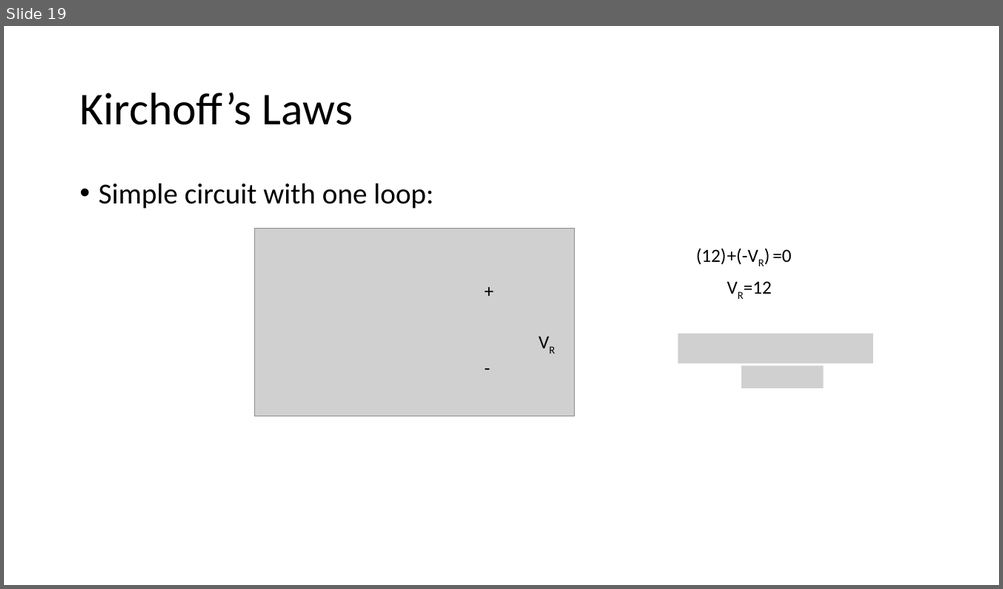
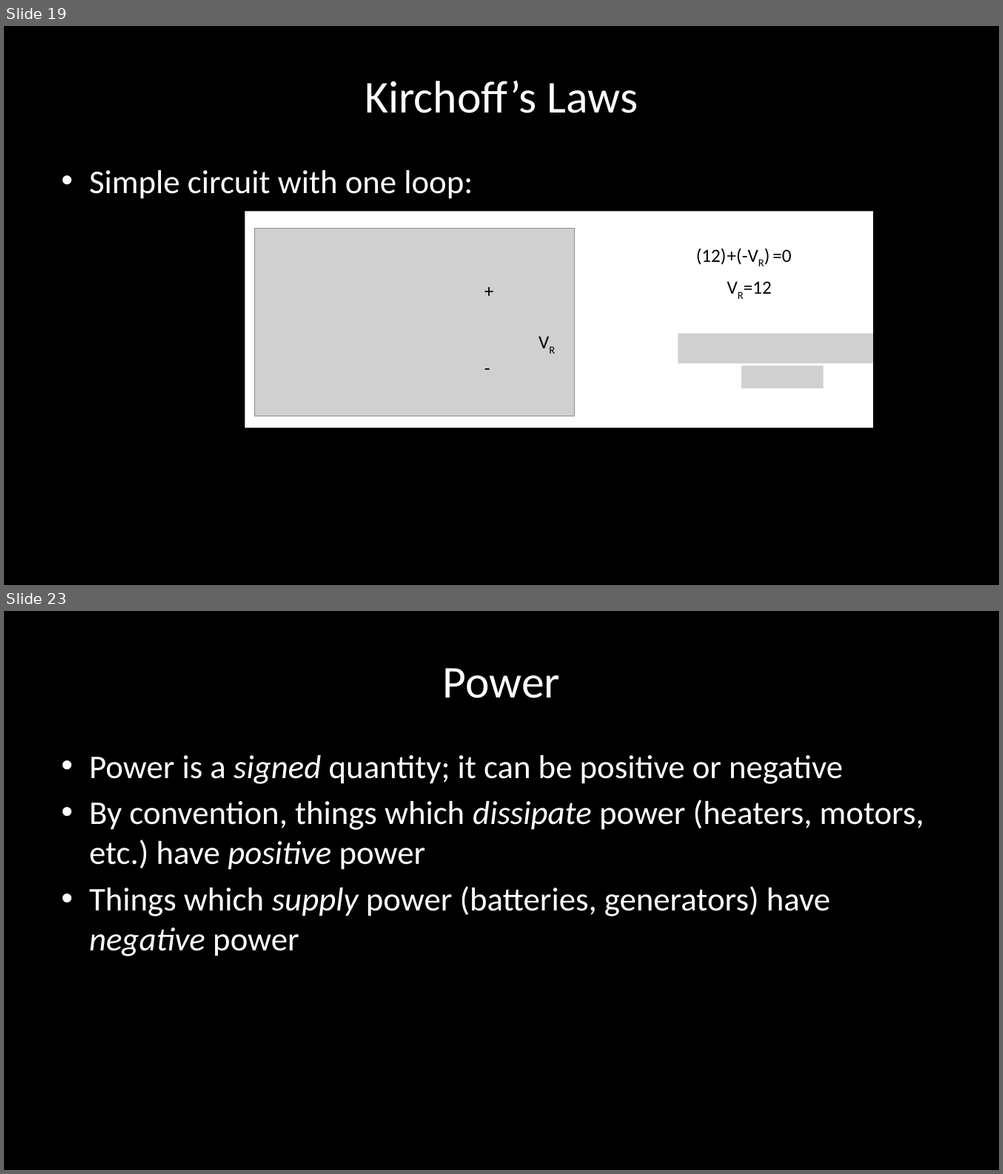
Before and after one commit to carlosgj/FRC-Training, a slide deck: Electronics 101.pptx. Shown one above the other, each under a label of ours: slide 19 before the commit, slides 19 and 23 after it; the slides between them are not shown. The pictures are 1003x589 and 1003x1174 pixels, drawn with LibreOffice and Linux fonts; fonts in the diff are those of the drawing; grey boxes stand for pictures; background and template pictures are left out. Boxes give left, top, right and bottom in pixels: in the first picture for what was removed or moved away, otherwise in the second. Text is boxed around its words. In the diff, an @@ line names an element or a change of style, - is before the commit and + after.

Commit message:
Added template and power stuff

```diff
--- a/Electronics 101.pptx
+++ b/Electronics 101.pptx
@@ slide 23 added at bbox=[4, 611, 999, 1170], background #000000 @@
@@ title added at bbox=[443, 668, 560, 698], 44 pt, text #FFFFFF @@
+Power
@@ text added at bbox=[89, 755, 924, 957], 32 pt, text #FFFFFF @@
+• Power is a signed quantity; it can be positive or negative
+• By convention, things which dissipate power (heaters, motors, etc.) have positive power
+• Things which supply power (batteries, generators) have negative power
@@ slide 19 changed as well @@
@@ background #FFFFFF to #000000 @@
@@ title "Kirchoff’s Laws": place and size @@
-title "Kirchoff’s Laws" at bbox=[79, 93, 353, 125]
+title "Kirchoff’s Laws" at bbox=[364, 81, 638, 113]
@@ title "Kirchoff’s Laws" at bbox=[364, 81, 638, 113]: text colour #000000 to #FFFFFF; alignment left to centre; line spacing 0.9 to 1 @@
@@ text "Simple circuit with one loop:": place and size @@
-text "Simple circuit with one loop:" at bbox=[99, 183, 433, 209]
+text "Simple circuit with one loop:" at bbox=[89, 170, 472, 199]
@@ text "Simple circuit with one loop:" at bbox=[89, 170, 472, 199]: size 28 to 32 pt, text colour #000000 to #FFFFFF; indent changed; line spacing 0.9 to 1; less space between paragraphs @@
@@ rectangle added at bbox=[245, 211, 874, 428], fill #FFFFFF @@
```
Also in this commit, not shown: 18 other slides changed, 4 other slides added, 1 other file.
